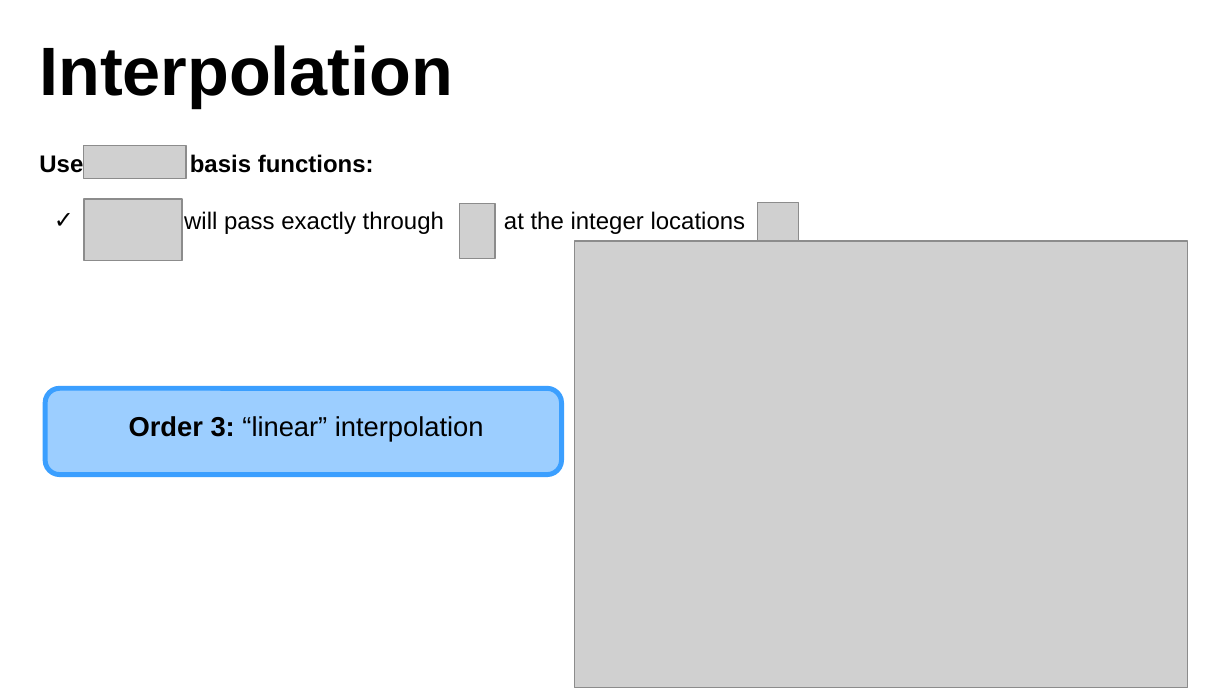
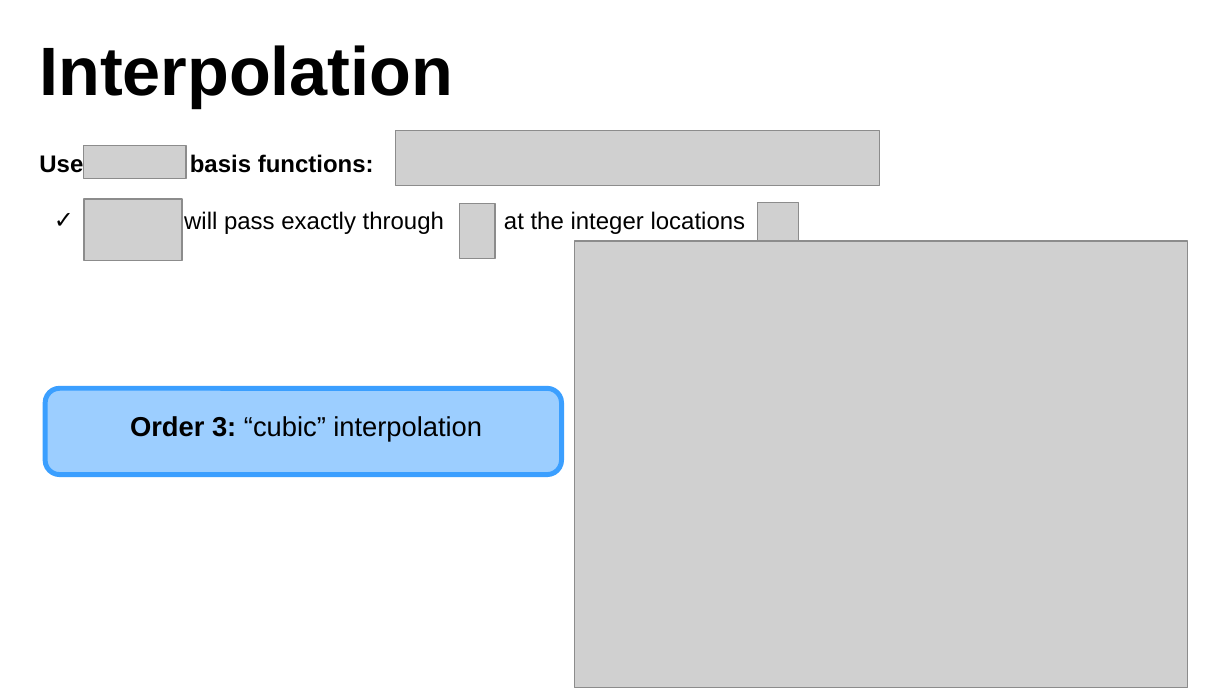
Before and after one commit to oulap/MIA, a slide deck: slide 32 of lecture_slides/lecture_smoothingAndInterpolation/lecture_smoothingAndInterpolation.odp. Drawn at 1232x693 pixels with LibreOffice and Linux fonts; fonts in the diff are those of the drawing; grey boxes stand for pictures; background and template pictures are left out. Boxes give left, top, right and bottom in pixels: in the first picture for what was removed or moved away, otherwise in the second. Text is boxed around its words. In the diff, an @@ line names an element or a change of style, - is before the commit and + after.

Commit message:
minor corrections to smoothing and interpolation lecture

```diff
--- a/lecture_slides/lecture_smoothingAndInterpolation/lecture_smoothingAndInterpolation.odp
+++ b/lecture_slides/lecture_smoothingAndInterpolation/lecture_smoothingAndInterpolation.odp
@@ picture added at (395,131,880,186) @@
@@ text at (130,416,482,442): text changed @@
-Order 3: “linear” interpolation
+Order 3: “cubic” interpolation
```
Also in this commit, not shown: 2 other slides changed, 2 other files.
